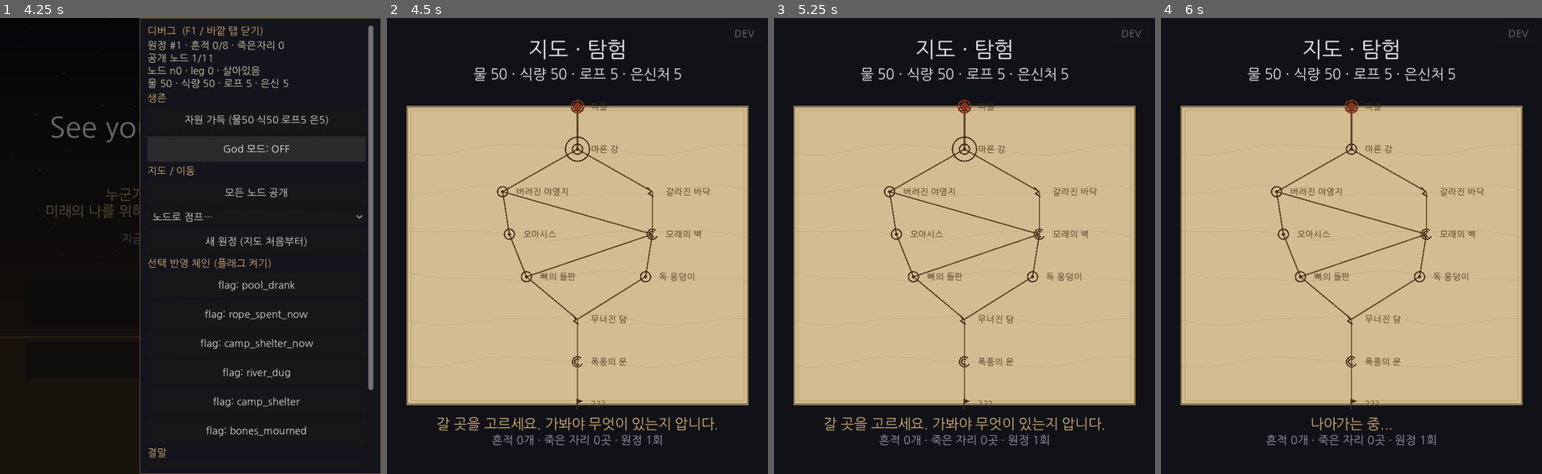
Above: before the commit, frames 1-4 (left to right).
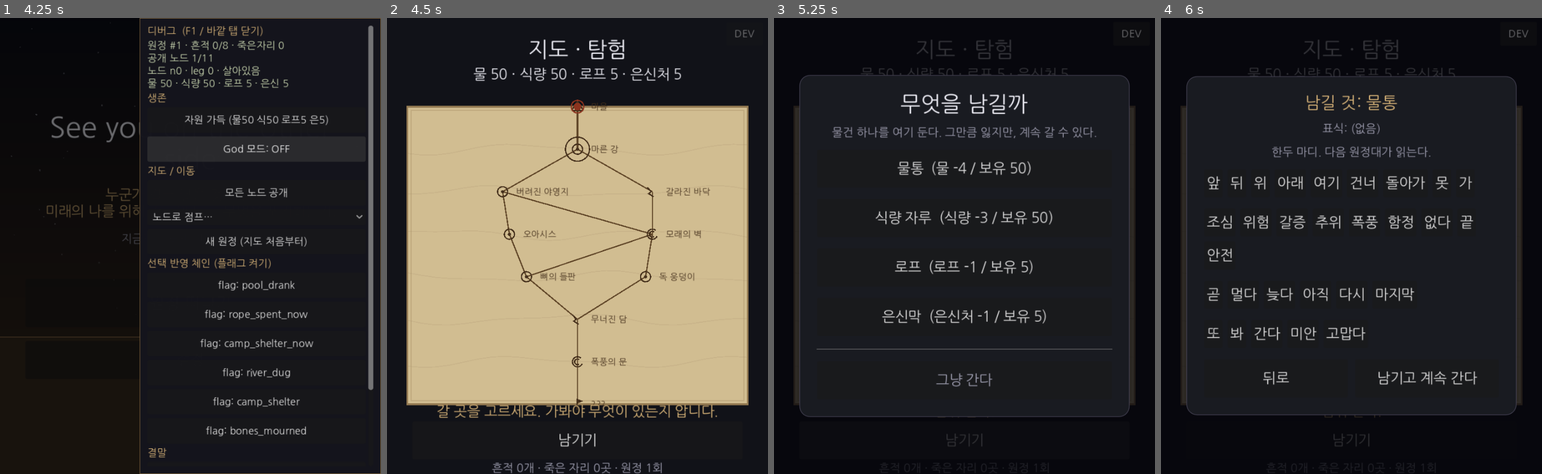
Above: after the commit, the same moments.

Repository: soomin007/Otherside
Game: Godot game, scene res://scenes/main.tscn
Same seed, same stepped clock (60 frames per second), same inputs: the game is played once before the commit and once after it.
Inputs (mouse positions are in pixels of both pictures, inside the frame that each line leads up to):
- Up to frame 1 (4.25 s): click "DEV" at 0.5 s; click "자원 가득 (물50 식50 로프5 은5)" at 1.25 s; click "자원 가득 (물50 식50 로프5 은5)" at 2 s; click "God 모드: OFF" at 2.75 s; click "God 모드: ON" at 3.5 s
- Up to frame 2 (4.5 s): click "모든 노드 공개" at 4.25 s
- Up to frame 3 (5.25 s): click (964, 442) at 5 s, where only the run after the commit has a clickable "남기기"
- Up to frame 4 (6 s): click (1351, 168) at 5.75 s, where only the run after the commit has a clickable "물통 (물 -4 / 보유 50)"

Frame 1 is identical in both runs. In frame 2, 2.3% of the frame differs, in the area x 13-87%, y 84-100%; in frame 3, 62%, in the area x 5-95%, y 4-94%; in frame 4, 61%.

Commit message:
feat(ui): 이동 중 남기기 + 결과 팝업 통일 (blind choice 뒷면)
- 신규 ResultPopup: 조사·선택 결과를 모달 팝업으로 통일(지도·단면 공유). 단면 하단 배너 폐기.
- 신규 BequeathPanel: 남기기 모달을 공유 컴포넌트로 추출(Expedition 남기기 로직 이관 → 두 씬 재사용).
- Map: 지도 이동 중에도 "남기기" 버튼 상시 노출 → 이동 중 고갈사 전에 남길 기회(마지막 밟은 노드에, death_node_id 와 일관).
- Expedition/Map: 선택지 누른 뒤 결과(자원 변화)를 팝업으로 공개 — 그동안 blind choice 로 결과가 선택 후에도 안 보이던 문제 해결.
- 기획서 §3(이동 중 남기기 위치)·§4.2(결과 팝업) 갱신.

검증: import·부팅 클린(에러/경고 0). GUI 상호작용(팝업·이동 중 남기기)은 폰/데스크톱 확인 필요.

Co-Authored-By: Claude Opus 4.8 (1M context) <noreply@anthropic.com>
Claude-Session: https://claude.ai/code/session_01Wzms8b2tfzXQDi2nzRE1KU

Diff:
--- /dev/null
+++ b/scripts/ui/BequeathPanel.gd
@@ -0,0 +1,173 @@
+class_name BequeathPanel
+extends Control
+
+## 남기기 모달 (지도·단면 공유) — 물건 하나를 골라 태그를 얹어 그 자리에 둔다(런당 1회, 자원 -비용).
+## 죽음과 별개(자발적 죽음 없음) — 남기고도 계속 간다. 기획서 §3.
+## 쓰임: 도착 화면(Expedition, 도착 노드에 남김) + 지도 이동 중(Map, 마지막 밟은 노드에 남김).
+## core(ExpeditionRun.can_leave/do_leave/leave_cost) + GameState.leave_trace 호출. 위치(node_id)는 open 때 주입.
+
+signal committed   ## 남기기 완료 (자원 변경됨 — 호출측이 refresh/이동 재개)
+signal cancelled   ## 남기지 않고 닫음
+
+var _run: ExpeditionRun
+var _node_id: String = ""                            ## 남길 노드(도착=target, 이동 중=current)
+var _picked_kind: int = TraceData.ObjectKind.MARK    ## 남길 물건 종류
+var _picked_tags: Array[String] = []                 ## 얹을 태그(WordPool, 최대 2개)
+var _box: VBoxContainer                              ## 단계별 내용을 갈아끼우는 컨테이너
+
+func _init() -> void:
+	set_anchors_preset(Control.PRESET_FULL_RECT)
+	visible = false
+
+	var dim := ColorRect.new()
+	dim.set_anchors_preset(Control.PRESET_FULL_RECT)
+	dim.color = UITheme.SCRIM
+	add_child(dim)
+
+	var center := CenterContainer.new()
+	center.set_anchors_preset(Control.PRESET_FULL_RECT)
+	add_child(center)
+
+	var card := UITheme.make_card()
+	center.add_child(card)
+
+	_box = VBoxContainer.new()
+	_box.add_theme_constant_override("separation", UITheme.GAP)
+	card.add_child(_box)
+
+func is_open() -> bool:
+	return visible
+
+## 남기기 시작 — run 의 자원으로 node_id 위치에 남긴다.
+func open(run: ExpeditionRun, node_id: String) -> void:
+	_run = run
+	_node_id = node_id
+	_picked_kind = TraceData.ObjectKind.MARK
+	_picked_tags = []
+	_step_what()
+	visible = true
+
+## 1단계 — 무엇을 남길까. 남기면 그만큼 잃는다(자기 수명 깎기). 생존 자원(물/식량)은 죽지 않을 만큼만 남길 수 있다.
+func _step_what() -> void:
+	_clear()
+	_box.add_child(UITheme.make_label("무엇을 남길까", UITheme.FS_H1))
+	_box.add_child(UITheme.make_label("물건 하나를 여기 둔다. 그만큼 잃지만, 계속 갈 수 있다.", UITheme.FS_SMALL, UITheme.MUTED))
+	var opts: Array = [
+		[TraceData.ObjectKind.WATER, "물통", "water"],
+		[TraceData.ObjectKind.FOOD, "식량 자루", "food"],
+		[TraceData.ObjectKind.ROPE, "로프", "rope"],
+		[TraceData.ObjectKind.SHELTER, "은신막", "shelter"],
+	]
+	for o in opts:
+		var kind: int = o[0]
+		var label: String = o[1]
+		var res_key: String = o[2]
+		var cost: int = _run.leave_cost(res_key)
+		var have: int = _run.get_res(res_key)
+		var btn := UITheme.make_button("%s  (%s -%d / 보유 %d)" % [label, str(UITheme.RES_KO.get(res_key, res_key)), cost, have], false)
+		if _run.can_leave(res_key):
+			btn.pressed.connect(_pick_object.bind(kind))
+		else:
+			btn.disabled = true
+		_box.add_child(btn)
+
+	_box.add_child(HSeparator.new())
+	var cancel := UITheme.make_button("그냥 간다", false)
+	cancel.add_theme_color_override("font_color", UITheme.MUTED)
+	cancel.pressed.connect(_cancel)
+	_box.add_child(cancel)
+
+func _pick_object(kind: int) -> void:
+	_picked_kind = kind
+	_step_tags()
+
+## 2단계 — 어떤 표식(태그)을 얹을까. WordPool 에서 최대 2개. 없이 남겨도 된다.
+func _step_tags() -> void:
+	_clear()
+	_box.add_child(UITheme.make_label("남길 것: %s" % _obj_name(_picked_kind), UITheme.FS_BODY, UITheme.SAND))
+	var picked_str: String = (" · ".join(PackedStringArray(_picked_tags))) if not _picked_tags.is_empty() else "(없음)"
+	_box.add_child(UITheme.make_label("표식: %s" % picked_str, UITheme.FS_SMALL, UITheme.MUTED))
+	_box.add_child(UITheme.make_label("한두 마디. 다음 원정대가 읽는다.", UITheme.FS_SMALL, UITheme.MUTED))
+	for cat in [WordPool.DIRECTION, WordPool.WARNING, WordPool.TIME, WordPool.GREETING]:
+		var flow := HFlowContainer.new()
+		flow.add_theme_constant_override("h_separation", 8)
+		flow.add_theme_constant_override("v_separation", 8)
+		for w in cat:
+			var word: String = str(w)
+			var tb := Button.new()
+			tb.text = word
+			tb.toggle_mode = true
+			tb.button_pressed = _picked_tags.has(word)
+			tb.custom_minimum_size = Vector2(0, 44)
+			tb.add_theme_font_size_override("font_size", UITheme.FS_LABEL)
+			tb.pressed.connect(_toggle_tag.bind(word))
+			flow.add_child(tb)
+		_box.add_child(flow)
+	var row := HBoxContainer.new()
+	row.add_theme_constant_override("separation", 12)
+	var back := UITheme.make_button("뒤로", false)
+	back.pressed.connect(_step_what)
+	row.add_child(back)
+	var done := UITheme.make_button("남기고 계속 간다", false)
+	done.pressed.connect(_commit)
+	row.add_child(done)
+	_box.add_child(row)
+
+## 태그 토글 — 최대 2개. 넘으면 가장 오래된 것을 밀어낸다.
+func _toggle_tag(word: String) -> void:
+	if _picked_tags.has(word):
+		_picked_tags.erase(word)
+	else:
+		_picked_tags.append(word)
+		if _picked_tags.size() > 2:
+			_picked_tags.remove_at(0)
+	_step_tags()
+
+## 결정 확정 — 물건을 그 자리에 남기고(자원 그만큼 잃음) 계속 간다. 죽지 않는다.
+## 남긴 자원 흔적은 줍기 가능(uses) — 다음 원정대가 집어 쓴다(루프가 닫힌다).
+func _commit() -> void:
+	var res_key: String = _kind_to_key(_picked_kind)
+	if res_key == "":
+		_cancel()
+		return
+	_run.do_leave(res_key)  # 자원 -비용 + 토큰 소진 (can_leave 가 생존 보장 → 안 죽음)
+	var uses: int = TraceData.PICKUP_USES if _is_pickup_kind(_picked_kind) else 0
+	var trace := TraceData.new(_picked_kind, _run.leg, _picked_tags, uses)
+	trace.node_id = _node_id  # 도착 노드(Expedition) 또는 마지막 밟은 노드(Map 이동 중)
+	GameState.leave_trace(trace)
+	GameState.save_game()
+	visible = false
+	committed.emit()
+
+func _cancel() -> void:
+	visible = false
+	cancelled.emit()
+
+# --- helpers ---
+
+## 줍기형(자원) 흔적인가 — 물통/식량/은신막만 다음 원정대가 집어 쓸 수 있다(uses 부여).
+func _is_pickup_kind(kind: int) -> bool:
+	return kind == TraceData.ObjectKind.WATER or kind == TraceData.ObjectKind.FOOD or kind == TraceData.ObjectKind.SHELTER
+
+## 남길 물건 종류 → 자원 키 ("" = 자원 아님/없음).
+func _kind_to_key(kind: int) -> String:
+	match kind:
+		TraceData.ObjectKind.WATER: return "water"
+		TraceData.ObjectKind.FOOD: return "food"
+		TraceData.ObjectKind.ROPE: return "rope"
+		TraceData.ObjectKind.SHELTER: return "shelter"
+		_: return ""
+
+func _obj_name(kind: int) -> String:
+	match kind:
+		TraceData.ObjectKind.WATER: return "물통"
+		TraceData.ObjectKind.FOOD: return "식량 자루"
+		TraceData.ObjectKind.ROPE: return "로프"
+		TraceData.ObjectKind.SHELTER: return "은신막"
+		TraceData.ObjectKind.BODY: return "시체"
+		_: return "표식"
+
+func _clear() -> void:
+	for c in _box.get_children():
+		_box.remove_child(c)
+		c.queue_free()
--- a/scripts/ui/Expedition.gd
+++ b/scripts/ui/Expedition.gd
@@ -23,16 +23,12 @@
 var _sit_text_label: Label
 var _choice_box: VBoxContainer
 
-var _bequeath_panel: Control               ## 자발적 종료 시 "남김 한 번" 결정 화면
-var _bequeath_box: VBoxContainer           ## 단계별 내용을 갈아끼우는 컨테이너
-var _picked_kind: int = TraceData.ObjectKind.BODY  ## 남길 물건 종류
-var _picked_tags: Array[String] = []       ## 얹을 태그(WordPool, 최대 2개)
+var _bequeath: BequeathPanel               ## "남김 한 번" 모달 (공유 컴포넌트 — 지도와 같은 것)
 
 var _section: SectionRun            ## 도착 노드의 단면 탐색 상태(예산·지점)
 var _section_rect: Rect2            ## 단면 그림 영역(지점 히트테스트 기준)
 var _probe_label: Label            ## "조사 N번 가능" — 남은 조사 횟수(예산)
-var _banner_label: Label           ## 조사 결과 배너("식량 +2")
-var _banner_timer: float = 0.0     ## 배너 표시 시간
+var _result_popup: ResultPopup     ## 조사·선택 결과 팝업(공유) — 하단 배너 대신 모달로 통일
 
 var _ending_panel: Control         ## end 도달 결말 화면(순환/재회)
 var _ending_box: VBoxContainer
@@ -112,9 +108,6 @@
 	bcol.custom_minimum_size = Vector2(UITheme.COLUMN_W, 0)
 	bar.add_child(bcol)
 
-	_banner_label = UITheme.make_label("", UITheme.FS_LABEL, UITheme.SAND)  # 조사 결과 배너
-	bcol.add_child(_banner_label)
-
 	_advance_btn = UITheme.make_button("떠난다 · 지도로")
 	_advance_btn.pressed.connect(_on_advance)
 	bcol.add_child(_advance_btn)
@@ -126,7 +119,13 @@
 
 	_build_situation_panel()
 	_build_death_panel()
-	_build_bequeath_panel()
+	# 남기기·결과 팝업은 공유 컴포넌트(지도와 같은 것) — 코드로 얹는다.
+	_bequeath = BequeathPanel.new()
+	_bequeath.committed.connect(_on_bequeath_done)
+	_bequeath.cancelled.connect(_on_bequeath_done)
+	add_child(_bequeath)
+	_result_popup = ResultPopup.new()
+	add_child(_result_popup)
 	_build_ending_panel()
 
 func _build_situation_panel() -> void:
@@ -192,28 +191,6 @@
 	var to_map := UITheme.make_button("지도로 돌아가기")
 	to_map.pressed.connect(_on_to_map)
 	dbox.add_child(to_map)
-
-func _build_bequeath_panel() -> void:
-	_bequeath_panel = Control.new()
-	_bequeath_panel.set_anchors_preset(Control.PRESET_FULL_RECT)
-	_bequeath_panel.visible = false
-	add_child(_bequeath_panel)
-
-	var dim := ColorRect.new()
-	dim.set_anchors_preset(Control.PRESET_FULL_RECT)
-	dim.color = UITheme.SCRIM
-	_bequeath_panel.add_child(dim)
-
-	var center := CenterContainer.new()
-	center.set_anchors_preset(Control.PRESET_FULL_RECT)
-	_bequeath_panel.add_child(center)
-
-	var card := UITheme.make_card()
-	center.add_child(card)
-
-	_bequeath_box = VBoxContainer.new()
-	_bequeath_box.add_theme_constant_override("separation", UITheme.GAP)
-	card.add_child(_bequeath_box)
 
 func _refresh() -> void:
 	_status_label.text = "원정 %d째 · %d걸음\n물 -%d/걸음 · 식량 -1/%d걸음" % [GameState.expedition_count, _run.leg, _run.water_cost(), ExpeditionRun.FOOD_EVERY]
@@ -263,9 +240,11 @@
 
 ## 남기기 — 물건 하나를 두고(자원 -비용) 계속 간다(런당 1회). 죽음과 분리.
 func _on_leave_pressed() -> void:
-	if not _run.alive or _run.bequeathed or _bequeath_panel.visible or _sit_panel.visible:
-		return
-	_show_bequeath()
+	if not _run.alive or _run.bequeathed or _bequeath.is_open() or _sit_panel.visible or _result_popup.is_open():
+		return
+	_bequeath.open(_run, _run.target_node_id())  # 도착 노드에 남긴다
+	_advance_btn.disabled = true
+	_leave_btn.disabled = true
 
 func _on_to_map() -> void:
 	GameState.go_to_map()
@@ -295,7 +274,7 @@
 		if enabled:
 			var sets: Array = choice.get("sets", [])
 			var sets_p: Array = choice.get("sets_persist", [])
-			btn.pressed.connect(_on_choice.bind(event_id, i, effect, str(choice.get("action", "")), sets, sets_p, int(choice.get("trace_kind", -1))))
+			btn.pressed.connect(_on_choice.bind(event_id, i, str(choice.get("label", "")), effect, str(choice.get("action", "")), sets, sets_p, int(choice.get("trace_kind", -1))))
 		else:
 			btn.disabled = true
 		_choice_box.add_child(btn)
@@ -304,7 +283,7 @@
 	_leave_btn.disabled = true
 	_sit_panel.visible = true
 
-func _on_choice(event_id: String, idx: int, effect: Dictionary, action: String = "", sets: Array = [], sets_persist: Array = [], trace_kind: int = -1) -> void:
+func _on_choice(event_id: String, idx: int, label: String, effect: Dictionary, action: String = "", sets: Array = [], sets_persist: Array = [], trace_kind: int = -1) -> void:
 	GameState.mark_choice_seen(event_id, idx)  # 이 선택지를 겪었다 — 다음 대면 때 결과가 보인다(런 한정)
 	var here_leg: int = _run.leg
 	var here_node: String = _run.target_node_id()  # 지금 결정 중인 도착 노드
@@ -323,8 +302,13 @@
 	if not sets_persist.is_empty():
 		GameState.add_persist_flags(sets_persist)
 	_sit_panel.visible = false
+	_refresh()
+	# blind choice 뒷면 — 눌러봐야 결과를 안다. 무엇이 일어났는지(자원 변화)를 팝업으로 공개한다.
+	_result_popup.show_result(label, effect, _after_choice)
+
+## 결과 팝업을 닫은 뒤 — 계속 전진(또는 결정이 곧 죽음이었으면 죽음 화면).
+func _after_choice() -> void:
 	_advance_btn.disabled = false
-	_refresh()
 	if not _run.alive:
 		_die(_run.death_cause)
 
@@ -344,129 +328,12 @@
 		_choice_box.remove_child(c)
 		c.queue_free()
 
-# --- 남김 한 번 (물건 두고 계속) ---
-
-## "남김 한 번" 결정 화면을 연다 — 물건 하나를 골라 태그를 얹는다. 죽지 않고 계속 간다(그 자원만 그만큼 잃음).
-func _show_bequeath() -> void:
-	_picked_kind = TraceData.ObjectKind.MARK
-	_picked_tags = []
-	_advance_btn.disabled = true
-	_leave_btn.disabled = true
-	_sit_panel.visible = false
-	_bequeath_step_what()
-	_bequeath_panel.visible = true
-
-## 1단계 — 무엇을 남길까. 남기면 그만큼 잃는다(자기 수명 깎기). 생존 자원(물/식량)은 죽지 않을 만큼만 남길 수 있다.
-func _bequeath_step_what() -> void:
-	_clear_box(_bequeath_box)
-	_bequeath_box.add_child(UITheme.make_label("무엇을 남길까", UITheme.FS_H1))
-	_bequeath_box.add_child(UITheme.make_label("물건 하나를 여기 둔다. 그만큼 잃지만, 계속 갈 수 있다.", UITheme.FS_SMALL, UITheme.MUTED))
-	var opts: Array = [
-		[TraceData.ObjectKind.WATER, "물통", "water"],
-		[TraceData.ObjectKind.FOOD, "식량 자루", "food"],
-		[TraceData.ObjectKind.ROPE, "로프", "rope"],
-		[TraceData.ObjectKind.SHELTER, "은신막", "shelter"],
-	]
-	for o in opts:
-		var kind: int = o[0]
-		var label: String = o[1]
-		var res_key: String = o[2]
-		var cost: int = _run.leave_cost(res_key)
-		var have: int = _run.get_res(res_key)
-		var btn := UITheme.make_button("%s  (%s -%d / 보유 %d)" % [label, str(UITheme.RES_KO.get(res_key, res_key)), cost, have], false)
-		if _run.can_leave(res_key):
-			btn.pressed.connect(_pick_object.bind(kind))
-		else:
-			btn.disabled = true
-		_bequeath_box.add_child(btn)
-
-	_bequeath_box.add_child(HSeparator.new())
-	var cancel := UITheme.make_button("그냥 간다", false)
-	cancel.add_theme_color_override("font_color", UITheme.MUTED)
-	cancel.pressed.connect(_cancel_bequeath)
-	_bequeath_box.add_child(cancel)
-
-func _pick_object(kind: int) -> void:
-	_picked_kind = kind
-	_bequeath_step_tags()
-
-## 2단계 — 어떤 표식(태그)을 얹을까. WordPool 에서 최대 2개. 없이 남겨도 된다.
-func _bequeath_step_tags() -> void:
-	_clear_box(_bequeath_box)
-	_bequeath_box.add_child(UITheme.make_label("남길 것: %s" % _obj_name(_picked_kind), UITheme.FS_BODY, UITheme.SAND))
-	var picked_str: String = (" · ".join(PackedStringArray(_picked_tags))) if not _picked_tags.is_empty() else "(없음)"
-	_bequeath_box.add_child(UITheme.make_label("표식: %s" % picked_str, UITheme.FS_SMALL, UITheme.MUTED))
-	_bequeath_box.add_child(UITheme.make_label("한두 마디. 다음 원정대가 읽는다.", UITheme.FS_SMALL, UITheme.MUTED))
-	for cat in [WordPool.DIRECTION, WordPool.WARNING, WordPool.TIME, WordPool.GREETING]:
-		var flow := HFlowContainer.new()
-		flow.add_theme_constant_override("h_separation", 8)
-		flow.add_theme_constant_override("v_separation", 8)
-		for w in cat:
-			var word: String = str(w)
-			var tb := Button.new()
-			tb.text = word
-			tb.toggle_mode = true
-			tb.button_pressed = _picked_tags.has(word)
-			tb.custom_minimum_size = Vector2(0, 44)
-			tb.add_theme_font_size_override("font_size", UITheme.FS_LABEL)
-			tb.pressed.connect(_toggle_tag.bind(word))
-			flow.add_child(tb)
-		_bequeath_box.add_child(flow)
-	var row := HBoxContainer.new()
-	row.add_theme_constant_override("separation", 12)
-	var back := UITheme.make_button("뒤로", false)
-	back.pressed.connect(_bequeath_step_what)
-	row.add_child(back)
-	var done := UITheme.make_button("남기고 계속 간다", false)
-	done.pressed.connect(_commit_bequeath)
-	row.add_child(done)
-	_bequeath_box.add_child(row)
-
-## 태그 토글 — 최대 2개. 넘으면 가장 오래된 것을 밀어낸다.
-func _toggle_tag(word: String) -> void:
-	if _picked_tags.has(word):
-		_picked_tags.erase(word)
-	else:
-		_picked_tags.append(word)
-		if _picked_tags.size() > 2:
-			_picked_tags.remove_at(0)
-	_bequeath_step_tags()
-
-## 줍기형(자원) 흔적인가 — 물통/식량/은신막만 다음 원정대가 집어 쓸 수 있다(uses 부여).
-func _is_pickup_kind(kind: int) -> bool:
-	return kind == TraceData.ObjectKind.WATER or kind == TraceData.ObjectKind.FOOD or kind == TraceData.ObjectKind.SHELTER
-
-## 결정 확정 — 물건을 그 자리에 남기고(자원 그만큼 잃음) 계속 간다. 죽지 않는다.
-## 남긴 자원 흔적은 줍기 가능(uses) — 다음 원정대가 집어 쓴다(루프가 닫힌다).
-func _commit_bequeath() -> void:
-	var res_key: String = _kind_to_key(_picked_kind)
-	if res_key == "":
-		_cancel_bequeath()
-		return
-	_run.do_leave(res_key)  # 자원 -비용 + 토큰 소진 (can_leave 가 생존 보장 → 안 죽음)
-	var uses: int = TraceData.PICKUP_USES if _is_pickup_kind(_picked_kind) else 0
-	var trace := TraceData.new(_picked_kind, _run.leg, _picked_tags, uses)
-	trace.node_id = _run.target_node_id()  # 도착한 노드에 남긴다 — 다음 원정이 그 노드에서 줍는다
-	GameState.leave_trace(trace)
-	GameState.save_game()
-	_bequeath_panel.visible = false
-	_advance_btn.disabled = false
-	_refresh()  # 줄어든 자원·소진된 남기기 버튼 반영. 계속 전진.
-
-## 남김 취소 — 결정 화면을 닫고 계속 간다.
-func _cancel_bequeath() -> void:
-	_bequeath_panel.visible = false
+# --- 남김 한 번 (물건 두고 계속) — 결정 UI 는 공유 BequeathPanel 이 맡는다 ---
+
+## 남기기 패널이 닫힌 뒤 (남겼든 취소든) — 계속 전진. 줄어든 자원·소진된 버튼을 반영한다.
+func _on_bequeath_done() -> void:
 	_advance_btn.disabled = false
 	_refresh()
-
-## 남길 물건 종류 → 자원 키 ("" = 자원 아님/없음).
-func _kind_to_key(kind: int) -> String:
-	match kind:
-		TraceData.ObjectKind.WATER: return "water"
-		TraceData.ObjectKind.FOOD: return "food"
-		TraceData.ObjectKind.ROPE: return "rope"
-		TraceData.ObjectKind.SHELTER: return "shelter"
-		_: return ""
 
 func _obj_name(kind: int) -> String:
 	match kind:
@@ -512,7 +379,8 @@
 func _show_death(cause: String, tags: Array[String], kind: int = TraceData.ObjectKind.BODY) -> void:
 	_advance_btn.disabled = true
 	_sit_panel.visible = false
-	_bequeath_panel.visible = false
+	if _bequeath != null:
+		_bequeath.visible = false
 	var left: String = _obj_name(kind)
 	if tags.is_empty():
 		_death_label.text = "%s\n\n남긴 것: %s" % [_death_message(cause), left]
@@ -523,14 +391,8 @@
 
 # --- 단면 탐색 (그림 + 지점 조사) ---
 
-func _process(delta: float) -> void:
-	if _banner_timer > 0.0:
-		_banner_timer -= delta
-		if _banner_timer <= 0.0 and _banner_label != null:
-			_banner_label.text = ""
-
 func _gui_input(event: InputEvent) -> void:
-	if _section == null or _sit_panel.visible or _bequeath_panel.visible or _death_panel.visible:
+	if _section == null or _sit_panel.visible or _bequeath.is_open() or _result_popup.is_open() or _death_panel.visible:
 		return
 	var clicked: bool = (event is InputEventMouseButton and event.pressed and event.button_index == MOUSE_BUTTON_LEFT) \
 		or (event is InputEventScreenTouch and event.pressed)
@@ -546,7 +408,7 @@
 			_probe_spot(i)
 			return
 
-## 지점을 조사한다 — 결과 디스패치. event=모달 카드, delta/empty=경량 배너.
+## 지점을 조사한다 — 결과 디스패치. event=선택 카드, delta/empty=결과 팝업(모두 모달로 통일).
 func _probe_spot(i: int) -> void:
 	var res: Dictionary = _section.probe(i)
 	if res.is_empty():
@@ -569,28 +431,19 @@
 			_run.set_flag(str(f))
 		if not sp.is_empty():
 			GameState.add_persist_flags(sp)
-		_show_banner(_probe_text(str(res.get("text", "")), effect))
 		_refresh()
 		queue_redraw()
-		if not _run.alive:
-			_die(_run.death_cause)
-		return
-	# empty
-	_show_banner(str(res.get("text", "아무것도 없다.")))
+		_result_popup.show_result(str(res.get("text", "")), effect, _after_delta)
+		return
+	# empty — 빈손도 팝업으로(하단 배너 폐기, 결과는 전부 모달로 통일).
 	_refresh()
 	queue_redraw()
-
-## 조사 결과 한 줄 — 묘사 + 자원 변화 힌트.
-func _probe_text(txt: String, effect: Dictionary) -> String:
-	if effect.is_empty():
-		return txt
-	var hint: String = UITheme.effect_hint(effect)
-	return hint if txt == "" else "%s  (%s)" % [txt, hint]
-
-func _show_banner(text: String) -> void:
-	if _banner_label != null:
-		_banner_label.text = text
-		_banner_timer = 2.5
+	_result_popup.show_result(str(res.get("text", "아무것도 없다.")), {}, Callable())
+
+## 자원 결과 팝업을 닫은 뒤 — delta 로도 죽을 수 있으니(음수 효과) 죽음 판정.
+func _after_delta() -> void:
+	if not _run.alive:
+		_die(_run.death_cause)
 
 ## 단면 내용 rect 안의 정규화 좌표(0..1) → 화면 좌표.
 func _spot_screen(at: Vector2) -> Vector2:
--- a/scripts/ui/Map.gd
+++ b/scripts/ui/Map.gd
@@ -24,6 +24,9 @@
 var _move_timer: float = 0.0
 var _sit_panel: Control       ## 이동 중 상황 카드 모달
 var _sit_box: VBoxContainer   ## 카드 내용(매번 갈아끼움)
+var _leave_btn: Button        ## "남기기" — 이동 중에도 물건 하나 두고 계속 (런당 1회)
+var _bequeath: BequeathPanel  ## 남기기 모달 (공유 컴포넌트 — 도착 화면과 같은 것)
+var _result_popup: ResultPopup ## 선택 결과 팝업 (공유)
 
 func _ready() -> void:
 	if GameState.current_run == null or not GameState.current_run.alive:
@@ -50,11 +53,22 @@
 	bottom.add_child(bcol)
 	_guide = UITheme.make_label(_guide_text(), UITheme.FS_LABEL, UITheme.SAND)
 	bcol.add_child(_guide)
+	# 남기기 — 이동 중에도 상시 누를 수 있게 둔다(이동 중 고갈사 전에 남길 기회). 누르면 멈추고 남긴 뒤 계속.
+	_leave_btn = UITheme.make_button("남기기", false)
+	_leave_btn.pressed.connect(_on_leave_pressed)
+	bcol.add_child(_leave_btn)
 	bcol.add_child(UITheme.make_label(
 		"흔적 %d개 · 죽은 자리 %d곳 · 원정 %d회" % [GameState.traces.size(), GameState.deaths.size(), GameState.expedition_count],
 		UITheme.FS_SMALL, UITheme.MUTED))
 
 	_build_situation_panel()
+	# 남기기·결과 팝업 = 공유 컴포넌트(도착 화면과 같은 것).
+	_bequeath = BequeathPanel.new()
+	_bequeath.committed.connect(_on_bequeath_done)
+	_bequeath.cancelled.connect(_on_bequeath_done)
+	add_child(_bequeath)
+	_result_popup = ResultPopup.new()
+	add_child(_result_popup)
 	_refresh_hud()
 	queue_redraw()
 
@@ -78,6 +92,48 @@
 	if run == null or _hud == null:
 		return
 	_hud.text = "물 %d · 식량 %d · 로프 %d · 은신처 %d" % [run.get_res("water"), run.get_res("food"), run.get_res("rope"), run.get_res("shelter")]
+	_update_leave_btn(run)
+
+## 남기기 버튼 상태 — 이미 남겼으면 잠그고, 아니면 남길 수 있는 자원이 하나라도 있을 때만 활성.
+func _update_leave_btn(run: ExpeditionRun) -> void:
+	if _leave_btn == null:
+		return
+	if run.bequeathed:
+		_leave_btn.disabled = true
+		_leave_btn.text = "남겼다"
+	else:
+		_leave_btn.disabled = not _any_leavable(run)
+		_leave_btn.text = "남기기"
+
+func _any_leavable(run: ExpeditionRun) -> bool:
+	for key in ["water", "food", "rope", "shelter"]:
+		if run.can_leave(key):
+			return true
+	return false
+
+## 남기기 — 이동 중이면 멈추고, 마지막 밟은 노드에 물건을 둔다(런당 1회). 남긴 뒤 이동을 잇는다.
+func _on_leave_pressed() -> void:
+	var run: ExpeditionRun = GameState.current_run
+	if run == null or not run.alive or run.bequeathed:
+		return
+	if _sit_panel.visible or _bequeath.is_open() or _result_popup.is_open():
+		return
+	_moving = false
+	if _guide != null:
+		_guide.text = "멈춰 선다."
+	_bequeath.open(run, run.current_node)  # 이동 중=마지막 밟은 노드에 남긴다(death_node_id 와 일관)
+
+## 남기기 패널이 닫힌 뒤 (남겼든 취소든) — 이동 중이었으면 이어서 나아간다.
+func _on_bequeath_done() -> void:
+	var run: ExpeditionRun = GameState.current_run
+	_refresh_hud()
+	if run != null and run.alive and run.target_node_id() != "" and not run.arrived():
+		_moving = true
+		_move_timer = 0.0
+		if _guide != null:
+			_guide.text = "나아가는 중..."
+	elif _guide != null:
+		_guide.text = _guide_text()
 
 # --- 이동 (맵 위에서 실제로) ---
 
@@ -103,7 +159,7 @@
 		_show_situation_card()  # 이동 중 마주친 상황 — 결정하면 이동을 잇는다
 
 func _gui_input(event: InputEvent) -> void:
-	if _moving or (_sit_panel != null and _sit_panel.visible):
+	if _moving or (_sit_panel != null and _sit_panel.visible) or (_bequeath != null and _bequeath.is_open()) or (_result_popup != null and _result_popup.is_open()):
 		return
 	var clicked: bool = (event is InputEventMouseButton and event.pressed and event.button_index == MOUSE_BUTTON_LEFT) \
 		or (event is InputEventScreenTouch and event.pressed)
@@ -166,13 +222,13 @@
 		var btn := UITheme.make_button("", false)
 		btn.text = UITheme.choice_text(choice, enabled, seen)
 		if enabled:
-			btn.pressed.connect(_on_situation_choice.bind(event_id, i, effect, choice.get("sets", []), choice.get("sets_persist", [])))
+			btn.pressed.connect(_on_situation_choice.bind(event_id, i, str(choice.get("label", "")), effect, choice.get("sets", []), choice.get("sets_persist", [])))
 		else:
 			btn.disabled = true
 		_sit_box.add_child(btn)
 	_sit_panel.visible = true
 
-func _on_situation_choice(event_id: String, idx: int, effect: Dictionary, sets: Array, sets_persist: Array) -> void:
+func _on_situation_choice(event_id: String, idx: int, label: String, effect: Dictionary, sets: Array, sets_persist: Array) -> void:
 	var run: ExpeditionRun = GameState.current_run
 	if run == null:
 		return
@@ -186,6 +242,14 @@
 		GameState.add_persist_flags(sets_persist)
 	_sit_panel.visible = false
 	_refresh_hud()
+	# blind choice 뒷면 — 결과(자원 변화)를 팝업으로 공개하고, 닫으면 이동을 잇는다.
+	_result_popup.show_result(label, effect, _after_situation)
+
+## 이동 중 상황의 결과 팝업을 닫은 뒤 — 죽었으면 그 자리 노드 화면, 아니면 이동 재개.
+func _after_situation() -> void:
+	var run: ExpeditionRun = GameState.current_run
+	if run == null:
+		return
 	if not run.alive:
 		GameState.go_to_expedition()  # 결정이 곧 죽음 → 그 자리 노드 화면
 		return
--- /dev/null
+++ b/scripts/ui/ResultPopup.gd
@@ -0,0 +1,70 @@
+class_name ResultPopup
+extends Control
+
+## 결과 팝업 (지도·단면 공유) — 조사·선택의 결과를 한 가지 모달로 통일해 보여준다.
+## blind choice 정신(가보기 전엔 모른다)의 뒷면: 누르기 전엔 "?", 누른 뒤 여기서 무엇이 일어났는지 공개한다.
+## 쓰임: 단면 지점 조사(자원/빈손), 도착 이벤트 선택 결과, 지도 이동 중 상황 선택 결과.
+## 순수 표시용 — 자원·플래그 변경은 호출측(ExpeditionRun/GameState)이 이미 끝낸 뒤 결과만 넘긴다.
+
+var _body_label: Label
+var _delta_label: Label
+var _cb: Callable
+
+func _init() -> void:
+	set_anchors_preset(Control.PRESET_FULL_RECT)
+	visible = false
+
+	var dim := ColorRect.new()
+	dim.set_anchors_preset(Control.PRESET_FULL_RECT)
+	dim.color = UITheme.SCRIM
+	add_child(dim)
+
+	var center := CenterContainer.new()
+	center.set_anchors_preset(Control.PRESET_FULL_RECT)
+	add_child(center)
+
+	var card := UITheme.make_card()
+	center.add_child(card)
+
+	var box := VBoxContainer.new()
+	box.add_theme_constant_override("separation", UITheme.GAP)
+	card.add_child(box)
+
+	_body_label = UITheme.make_label("", UITheme.FS_BODY)
+	box.add_child(_body_label)
+
+	_delta_label = UITheme.make_label("", UITheme.FS_H2, UITheme.SAND)
+	box.add_child(_delta_label)
+
+	var btn := UITheme.make_button("계속")
+	btn.pressed.connect(_on_close)
+	box.add_child(btn)
+
+## 결과를 띄운다. body=묘사(빈 문자열이면 숨김), effect=자원 델타(빈 Dictionary면 "달라진 건 없다").
+## cb = "계속"을 누를 때 실행할 콜백(다음 단계로 잇기 — 이동 재개·죽음 처리 등).
+func show_result(body: String, effect: Dictionary, cb: Callable = Callable()) -> void:
+	_cb = cb
+	_body_label.text = body
+	_body_label.visible = body != ""
+	if not effect.is_empty():
+		_delta_label.text = UITheme.effect_hint(effect)
+		_delta_label.add_theme_color_override("font_color", UITheme.SAND)
+		_delta_label.visible = true
+	elif body == "":
+		# 묘사도 변화도 없을 때만 명시 (묘사가 있으면 그게 결과를 말한다).
+		_delta_label.text = "달라진 건 없다."
+		_delta_label.add_theme_color_override("font_color", UITheme.MUTED)
+		_delta_label.visible = true
+	else:
+		_delta_label.visible = false
+	visible = true
+
+func is_open() -> bool:
+	return visible
+
+func _on_close() -> void:
+	visible = false
+	var cb: Callable = _cb
+	_cb = Callable()
+	if cb.is_valid():
+		cb.call()
Not shown, added: scripts/ui/BequeathPanel.gd.uid
Not shown, added: scripts/ui/ResultPopup.gd.uid
Not shown, changed: docs/design/SYOTOS_기획서_v0.1.md
